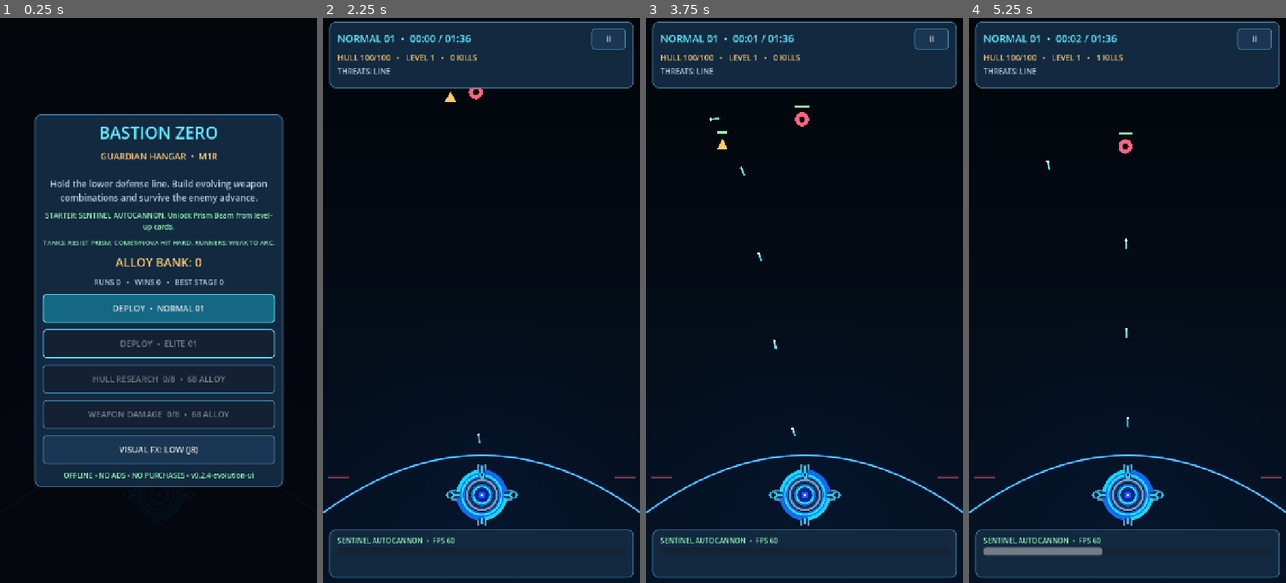
Above: before the commit, frames 1-4 (left to right).
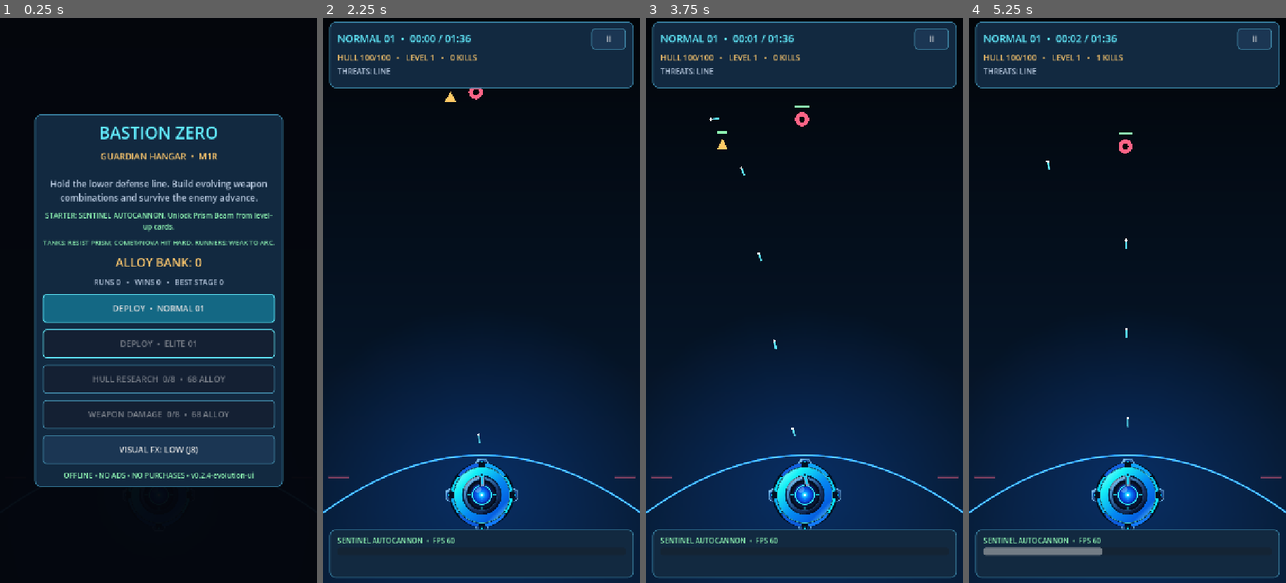
Above: after the commit, the same moments.

Repository: dante-souza/bastion_zero
Game: Godot game, scene res://scenes/main.tscn
Same seed, same stepped clock (60 frames per second), same inputs: the game is played once before the commit and once after it.
Inputs:
- Up to frame 1 (0.25 s): no input
- Up to frame 2 (2.25 s): click "DEPLOY • NORMAL 01" at 0.5 s; click "II" at 1.25 s; click "RESUME" at 2 s
- Up to frame 3 (3.75 s): click "II" at 2.75 s; click "RESUME" at 3.5 s
- Up to frame 4 (5.25 s): click "II" at 4.25 s; click "RESUME" at 5 s

The runs differ from the first frame. In frame 2, 25% of the frame differs, in the area x 0-100%, y 59-100%; in frame 3, 25%; in frame 4, 25%.

Commit message:
fix(visual): use illustrated Guardian SVG and visible smooth arena aura

Diff:
--- /dev/null
+++ b/assets/guardian_phase_b3.svg
@@ -0,0 +1,61 @@
+<svg xmlns="http://www.w3.org/2000/svg" width="320" height="320" viewBox="0 0 320 320">
+<defs>
+ <linearGradient id="armor" x1="0" y1="0" x2="1" y2="1"><stop stop-color="#8afaff"/><stop offset=".19" stop-color="#16f1f6"/><stop offset=".55" stop-color="#068bf2"/><stop offset=".83" stop-color="#0560e1"/><stop offset="1" stop-color="#68cfff"/></linearGradient>
+ <linearGradient id="panel" x1="0" y1="0" x2=".8" y2="1"><stop stop-color="#b7e6ff"/><stop offset=".27" stop-color="#4c96d0"/><stop offset=".65" stop-color="#1b3b72"/><stop offset="1" stop-color="#07152e"/></linearGradient>
+ <linearGradient id="rim" x1="0" y1="0" x2="1" y2="1"><stop stop-color="#38f8ff"/><stop offset=".5" stop-color="#0574f3"/><stop offset="1" stop-color="#53baff"/></linearGradient>
+ <radialGradient id="eye" cx=".49" cy=".49" r=".55"><stop stop-color="#edffff"/><stop offset=".1" stop-color="#40f7ff"/><stop offset=".33" stop-color="#078bff"/><stop offset=".67" stop-color="#0747db"/><stop offset="1" stop-color="#070c5d"/></radialGradient>
+ <radialGradient id="core" cx=".42" cy=".3" r=".8"><stop stop-color="#3150ce"/><stop offset=".44" stop-color="#071f7b"/><stop offset="1" stop-color="#020918"/></radialGradient>
+</defs>
+<g stroke-linejoin="round">
+ <circle cx="160" cy="160" r="103" fill="#031125" stroke="#0b3965" stroke-width="5"/>
+ <g fill="#08182c" stroke="#4684bd" stroke-width="2">
+  <path d="M141 39 H179 L185 72 L175 91 H145 L135 72 Z"/>
+  <path d="M141 281 H179 L185 248 L175 229 H145 L135 248 Z"/>
+  <path d="M39 141 V179 L72 185 L91 175 V145 L72 135 Z"/>
+  <path d="M281 141 V179 L248 185 L229 175 V145 L248 135 Z"/>
+ </g>
+ <g fill="url(#panel)" stroke="#71b5ea" stroke-width="2.5">
+  <path d="M145 35 H175 L181 45 V73 L175 81 H145 L139 73 V45 Z"/>
+  <path d="M145 285 H175 L181 275 V247 L175 239 H145 L139 247 V275 Z"/>
+  <path d="M35 145 V175 L45 181 H73 L81 175 V145 L73 139 H45 Z"/>
+  <path d="M285 145 V175 L275 181 H247 L239 175 V145 L247 139 H275 Z"/>
+ </g>
+ <g fill="#051021" stroke="#0b4aa7" stroke-width="1.7">
+  <rect x="151" y="40" width="18" height="36" rx="3"/>
+  <rect x="151" y="244" width="18" height="36" rx="3"/>
+  <rect x="40" y="151" width="36" height="18" rx="3"/>
+  <rect x="244" y="151" width="36" height="18" rx="3"/>
+ </g>
+ <g fill="#08e8ff">
+  <rect x="155" y="43" width="10" height="28" rx="1"/>
+  <rect x="155" y="249" width="10" height="28" rx="1"/>
+  <rect x="43" y="155" width="28" height="10" rx="1"/>
+  <rect x="249" y="155" width="28" height="10" rx="1"/>
+ </g>
+ <circle cx="160" cy="160" r="102" fill="none" stroke="#031022" stroke-width="22"/>
+ <g fill="none" stroke-linecap="round">
+  <path d="M85 91 A105 105 0 0 1 142 56" stroke="#1262e1" stroke-width="13"/>
+  <path d="M178 56 A105 105 0 0 1 235 91" stroke="#0ea4fb" stroke-width="13"/>
+  <path d="M235 229 A105 105 0 0 1 178 264" stroke="#127afa" stroke-width="13"/>
+  <path d="M142 264 A105 105 0 0 1 85 229" stroke="#0d5cdb" stroke-width="13"/>
+  <path d="M61 142 A105 105 0 0 1 79 103" stroke="#09dafa" stroke-width="14"/>
+  <path d="M241 103 A105 105 0 0 1 259 142" stroke="#0ccdfc" stroke-width="14"/>
+  <path d="M259 178 A105 105 0 0 1 241 217" stroke="#0ae4ff" stroke-width="14"/>
+  <path d="M79 217 A105 105 0 0 1 61 178" stroke="#0caff7" stroke-width="14"/>
+ </g>
+ <circle cx="160" cy="160" r="82" fill="none" stroke="#001529" stroke-width="35"/>
+ <circle cx="160" cy="160" r="82" fill="none" stroke="url(#armor)" stroke-width="27"/>
+ <circle cx="160" cy="160" r="97" fill="none" stroke="#56faff" stroke-opacity=".8" stroke-width="1.9"/>
+ <circle cx="160" cy="160" r="66" fill="none" stroke="#72faff" stroke-opacity=".8" stroke-width="1.5"/>
+ <circle cx="160" cy="160" r="65" fill="url(#panel)" stroke="#09234a" stroke-width="4"/>
+ <path d="M98 139 A64 64 0 0 1 160 96" fill="none" stroke="#c0eaff" stroke-opacity=".55" stroke-width="5"/>
+ <path d="M222 180 A64 64 0 0 1 163 224" fill="none" stroke="#041332" stroke-width="7"/>
+ <circle cx="160" cy="160" r="54" fill="#030c1e" stroke="#194477" stroke-width="2"/>
+ <circle cx="160" cy="160" r="43" fill="url(#core)" stroke="#0a1630" stroke-width="7"/>
+ <circle cx="160" cy="160" r="33" fill="url(#eye)" stroke="#30f5ff" stroke-width="4"/>
+ <ellipse cx="148" cy="143" rx="12" ry="8" fill="#d7fbff" opacity=".33" transform="rotate(-35 148 143)"/>
+ <circle cx="160" cy="160" r="4" fill="#efffff"/>
+ <path d="M160 171 V188" stroke="#1ebeff" stroke-width="3.5" stroke-dasharray="5 4"/>
+ <path d="M160 109 V121 M160 199 V211 M109 160 H121 M199 160 H211" stroke="#22ebff" stroke-width="3.5"/>
+</g>
+</svg>
--- a/scripts/arena_background.gd
+++ b/scripts/arena_background.gd
@@ -46,7 +46,7 @@
     var sectors: int = 20 if reduced_fx else RADIAL_SECTORS
     var tint: Color = VisualProfile.GUARDIAN_AURA
     if reduced_fx:
-        tint.a *= 0.60
+        tint.a *= 0.86
     var edge_tint := Color(tint.r, tint.g, tint.b, 0.0)
     for i in range(sectors):
         var a0: float = TAU * float(i) / float(sectors)
--- a/scripts/guardian_renderer.gd
+++ b/scripts/guardian_renderer.gd
@@ -1,19 +1,20 @@
 class_name GuardianRenderer
 extends RefCounted
 
-## Phases B.1–B.2: original procedural Guardian and combat-aware gun overlays.
-## Art remains distinct from mechanics. The simulation calls sentinel_muzzle()
-## so every barrel tip is exactly the projectile origin, not decorative fiction.
-const OUTER_RADIUS := 54.0
-const MODULE_TIP_RADIUS := 72.0
-const CORE_RADIUS := 15.0
+## Phase B.3: the chosen Guardian design deserves a real illustrated chassis.
+## This original SVG is rasterized by Godot at import; one cheap textured draw
+## is far more faithful than many thin CanvasItem primitive circles.
+## B.2's gun simulations remain authoritative for barrel direction and flashes.
+const ART: Texture2D = preload("res://assets/guardian_phase_b3.svg")
+const DISPLAY_SIZE := 208.0
+const OUTER_RADIUS := 82.0
+const MODULE_TIP_RADIUS := 82.0
+const CORE_RADIUS := 22.0
 const RING_SEGMENTS := 4
 const MODULE_DIRECTIONS: Array[Vector2] = [
     Vector2.UP, Vector2.RIGHT, Vector2.DOWN, Vector2.LEFT
 ]
 
-## Shared with Arena._fire_gun: keep its original centered 25-unit spacing.
-## No changes to shot speed, targeting, collision, damage, or hitboxes.
 static func sentinel_barrel_count(gun_rank: int, volley_rank: int) -> int:
     return 1 + (1 if gun_rank >= 3 else 0) + maxi(0, volley_rank)
 
@@ -23,38 +24,20 @@
     return center + Vector2(offset, -45.0)
 
 
+static func module_point(center: Vector2, direction: Vector2) -> Vector2:
+    return center + direction * MODULE_TIP_RADIUS
+
+
 static func draw_to(
         canvas: CanvasItem, center: Vector2, low_fx: bool, visual_time: float,
         gun_count: int, gun_lanes: Array[Dictionary], damage_fraction: float) -> void:
-    var metal := VisualProfile.GUARDIAN_METAL
-    var navy := VisualProfile.GUARDIAN_SHADOW
-    var cyan := VisualProfile.GUARDIAN_CORE
-    var royal := VisualProfile.GUARDIAN_RING_BLUE
+    # No background rectangle baked into the asset: preserve the smooth
+    # battlefield gradient and electric-blue defensive horizon.
+    var half_size := Vector2.ONE * DISPLAY_SIZE * 0.5
+    canvas.draw_texture_rect(ART, Rect2(center - half_size, Vector2.ONE * DISPLAY_SIZE), false)
 
-    # B.1: subtle active-reactor breathing, independent of simulation and hit logic.
-    var pulse: float = 0.5 + 0.5 * sin(visual_time * 1.7)
-    if not low_fx:
-        canvas.draw_circle(center, 59.0, Color(0.06, 0.47, 0.90, 0.11 + pulse * 0.025))
-        canvas.draw_arc(center, 59.0, 0.0, TAU, 48, Color(0.07, 0.68, 1.0, 0.19), 3.0, true)
-
-    # Pod housings sit behind the circular armor. Left/right are future
-    # physical Sentinel gun mounts; they do NOT relocate B.1 projectiles.
-    for direction in MODULE_DIRECTIONS:
-        _draw_module(canvas, center, direction, low_fx)
-
-    # One bold cyan armor ring, four split blue panels and a dark inset.
-    canvas.draw_circle(center, 49.0, navy)
-    canvas.draw_arc(center, 45.0, 0.0, TAU, 48, royal, 11.0, true)
-    canvas.draw_arc(center, 45.0, 0.0, TAU, 48, cyan, 3.0, true)
-    for i in range(RING_SEGMENTS):
-        var from_angle: float = TAU * float(i) / float(RING_SEGMENTS) + 0.14
-        var to_angle: float = TAU * float(i + 1) / float(RING_SEGMENTS) - 0.14
-        canvas.draw_arc(center, OUTER_RADIUS, from_angle, to_angle, 12,
-            VisualProfile.GUARDIAN_RING_LIGHT if i % 2 == 0 else royal, 6.5, true)
-
-    # Aim vectors come from the actual last emitted projectile velocity.
-    # Drawing from (muzzle - direction * barrel_length) to muzzle guarantees
-    # that the visible barrel points along the same line as the flying round.
+    # Retain physical B.2 muzzle alignment. A barrel tip precisely matches
+    # where its real Sentinel round appears, including upgrades.
     for index in range(gun_count):
         var muzzle: Vector2 = sentinel_muzzle(center, index, gun_count)
         var direction := Vector2.UP
@@ -66,81 +49,35 @@
                 fired_at = float(lane["fired_at"])
         _draw_barrel(canvas, muzzle, direction, visual_time - fired_at, low_fx)
 
-    canvas.draw_circle(center, 35.0, metal)
-    canvas.draw_arc(center, 34.0, 0.0, TAU, 40, VisualProfile.GUARDIAN_STEEL, 4.0, true)
-    canvas.draw_circle(center, 27.0, navy)
-    canvas.draw_arc(center, 23.0, 0.0, TAU, 40, royal, 3.0, true)
-    canvas.draw_circle(center, CORE_RADIUS + 4.0, Color("#030d28"))
-    canvas.draw_arc(center, CORE_RADIUS + 4.0, 0.0, TAU, 32, cyan, 3.0, true)
-    canvas.draw_circle(center, CORE_RADIUS, VisualProfile.GUARDIAN_LENS)
-    canvas.draw_circle(center, 8.5, VisualProfile.GUARDIAN_LENS_INNER)
-    canvas.draw_circle(center, 3.0 + pulse * (0.8 if not low_fx else 0.2),
-        VisualProfile.GUARDIAN_EYE)
+    var pulse: float = 0.5 + 0.5 * sin(visual_time * 1.7)
     if not low_fx:
-        canvas.draw_circle(center + Vector2(-4.7, -5.1), 3.4, Color(0.76, 0.96, 1.0, 0.33))
-        canvas.draw_circle(center + Vector2(3.0, 8.0), 1.5, Color(0.3, 0.78, 1.0, 0.50))
+        canvas.draw_circle(center, 3.2 + 0.8 * pulse, Color(0.8, 1.0, 1.0, 0.35))
 
-    # A breach damages the lower zone, so signal hull loss with a short
-    # localized rim flash even on J8 low-FX (no screen-wide overlay).
     if damage_fraction > 0.0:
         var warning: Color = VisualProfile.GUARDIAN_DAMAGE
         warning.a = (0.24 if low_fx else 0.46) * damage_fraction
-        canvas.draw_arc(center, 62.0, 0.0, TAU, 40, warning, 4.0, true)
+        canvas.draw_arc(center, OUTER_RADIUS + 3.0, 0.0, TAU, 48, warning, 4.0, true)
         if not low_fx:
-            canvas.draw_circle(center, 13.0, Color(1.0, 0.24, 0.22, 0.12 * damage_fraction))
+            canvas.draw_circle(center, 12.0, Color(1.0, 0.24, 0.22, 0.13 * damage_fraction))
 
 
-static func module_point(center: Vector2, direction: Vector2) -> Vector2:
-    return center + direction * MODULE_TIP_RADIUS
-
-
-static func _draw_module(canvas: CanvasItem, center: Vector2, direction: Vector2, low_fx: bool) -> void:
-    var across := Vector2(-direction.y, direction.x)
-    var root: Vector2 = center + direction * 43.0
-    var end: Vector2 = center + direction * 68.0
-    var half_width: float = 12.0 if absf(direction.x) > 0.5 else 10.0
-    var plate := PackedVector2Array([
-        root - across * (half_width + 3.0),
-        root + across * (half_width + 3.0),
-        end + across * half_width,
-        end - across * half_width
-    ])
-    canvas.draw_colored_polygon(plate, VisualProfile.GUARDIAN_METAL)
-    canvas.draw_line(root - across * half_width, end - across * (half_width - 2.0),
-        VisualProfile.GUARDIAN_STEEL, 2.0, true)
-    canvas.draw_line(root + across * half_width, end + across * (half_width - 2.0),
-        VisualProfile.GUARDIAN_STEEL, 2.0, true)
-    canvas.draw_line(root + direction * 6.0, end - direction * 3.0,
-        VisualProfile.GUARDIAN_RING_LIGHT, 4.0, true)
-    if absf(direction.x) > 0.5:
-        # Hollow outlet reads as a mechanical gun-port on either side.
-        var port: Vector2 = module_point(center, direction)
-        canvas.draw_circle(port, 9.0, VisualProfile.GUARDIAN_RING_BLUE)
-        canvas.draw_circle(port, 5.5, VisualProfile.GUARDIAN_SHADOW)
-        canvas.draw_arc(port, 7.0, 0.0, TAU, 20, VisualProfile.GUARDIAN_RING_LIGHT, 2.0, true)
-    elif not low_fx:
-        canvas.draw_line(end - across * 8.0, end + across * 8.0,
-            VisualProfile.GUARDIAN_RING_BLUE, 3.0, true)
-
-## The visual barrel ends exactly at `muzzle`, so every flash shares the
-## bullet's simulation launch point. Low-FX retains the short bright tip flash.
 static func _draw_barrel(
         canvas: CanvasItem, muzzle: Vector2, direction: Vector2,
         age: float, low_fx: bool) -> void:
-    var direction_ok: Vector2 = direction.normalized()
-    if direction_ok.length_squared() < 0.8:
-        direction_ok = Vector2.UP
-    var root: Vector2 = muzzle - direction_ok * 25.0
-    canvas.draw_line(root, muzzle, VisualProfile.GUARDIAN_SHADOW, 12.0, true)
-    canvas.draw_line(root, muzzle, VisualProfile.GUARDIAN_STEEL, 7.5, true)
-    canvas.draw_line(root + direction_ok * 6.0, muzzle, VisualProfile.GUARDIAN_RING_LIGHT, 2.5, true)
-    canvas.draw_circle(muzzle, 4.0, VisualProfile.GUARDIAN_SHADOW)
-    canvas.draw_arc(muzzle, 4.5, 0.0, TAU, 16, VisualProfile.GUARDIAN_RING_LIGHT, 1.5, true)
+    var aim: Vector2 = direction.normalized()
+    if aim.length_squared() < 0.8:
+        aim = Vector2.UP
+    var root: Vector2 = muzzle - aim * 25.0
+    canvas.draw_line(root, muzzle, VisualProfile.GUARDIAN_SHADOW, 11.0, true)
+    canvas.draw_line(root, muzzle, VisualProfile.GUARDIAN_STEEL, 6.5, true)
+    canvas.draw_line(root + aim * 5.0, muzzle, VisualProfile.GUARDIAN_RING_LIGHT, 2.5, true)
+    canvas.draw_circle(muzzle, 3.5, VisualProfile.GUARDIAN_SHADOW)
+    canvas.draw_arc(muzzle, 4.0, 0.0, TAU, 16, VisualProfile.GUARDIAN_RING_LIGHT, 1.5, true)
     var flash_period: float = 0.08 if low_fx else 0.11
     if age >= 0.0 and age < flash_period:
         var alpha: float = 1.0 - age / flash_period
         canvas.draw_circle(muzzle, (6.0 if low_fx else 9.0) * alpha,
             Color(0.73, 0.99, 1.0, 0.90 * alpha))
         if not low_fx:
-            canvas.draw_line(muzzle, muzzle + direction_ok * 14.0 * alpha,
+            canvas.draw_line(muzzle, muzzle + aim * 14.0 * alpha,
                 Color(0.18, 0.88, 1.0, alpha), 3.0, true)
--- a/scripts/visual_profile.gd
+++ b/scripts/visual_profile.gd
@@ -12,8 +12,8 @@
 const BACKGROUND_SPECK := Color(0.24, 0.43, 0.60, 0.17)
 const BREACH := Color("#ff6486")
 const BACKDROP_MID := Color("#030a16")
-const BACKDROP_BOTTOM := Color("#061325")
-const GUARDIAN_AURA := Color(0.04, 0.25, 0.60, 0.16)
+const BACKDROP_BOTTOM := Color("#081e39")
+const GUARDIAN_AURA := Color(0.05, 0.33, 0.76, 0.42)
 const GUARDIAN_HULL := Color("#174368")
 const GUARDIAN_CORE := Color("#24EAFF")
 const GUARDIAN_RING_LIGHT := Color("#17D7FF")
--- a/tests/test_smoke.gd
+++ b/tests/test_smoke.gd
@@ -32,7 +32,10 @@
     _expect(ArenaBackground.RADIAL_SECTORS == 32 and ArenaBackground.AURA_RADIUS.x > 400.0, "Phase B.1 uses smooth, bounded backdrop halo")
     _expect(ArenaBackground.AURA_CENTER.y < GameCatalog.GUARDIAN.y, "aura sits behind upper Guardian silhouette")
     _expect(GuardianRenderer.MODULE_DIRECTIONS.size() == 4 and GuardianRenderer.RING_SEGMENTS == 4, "four cardinal Guardian modules")
-    _expect(GuardianRenderer.MODULE_TIP_RADIUS < 75.0 and GuardianRenderer.CORE_RADIUS > 12.0, "Guardian keeps J8-safe footprint and visible core")
+    _expect(GuardianRenderer.MODULE_TIP_RADIUS < 90.0 and GuardianRenderer.CORE_RADIUS > 12.0, "Guardian keeps J8-safe footprint and visible core")
+    _expect(GuardianRenderer.ART != null and GuardianRenderer.ART.get_size().x >= 320.0, "Guardian illustrated SVG imports as a real Texture2D")
+    _expect(GuardianRenderer.DISPLAY_SIZE >= 200.0, "Guardian is larger than the original wireframe design")
+    _expect(VisualProfile.GUARDIAN_AURA.a > 0.35, "near-black arena has a visible soft lower-field gradient")
     _expect(GuardianRenderer.module_point(GameCatalog.GUARDIAN, Vector2.UP).y < GameCatalog.GUARDIAN.y, "top module geometry is world-aligned")
     _expect(GuardianRenderer.module_point(GameCatalog.GUARDIAN, Vector2.RIGHT).x > GameCatalog.GUARDIAN.x, "side pod geometry is world-aligned")
     _expect(VisualProfile.GUARDIAN_RING_BLUE != VisualProfile.GUARDIAN_CORE, "Guardian armor and core are distinguishable")
Not shown, changed: export_presets.cfg
Not shown, changed: README.md
Not shown, added: docs/VISUAL-PHASE-B3.md
